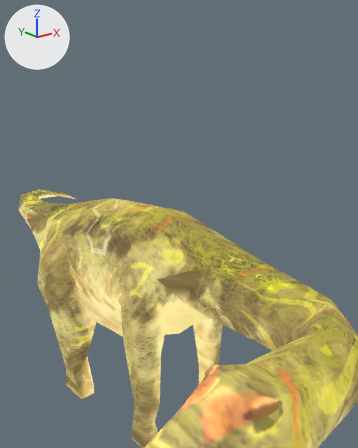
The glTF model assets/models/dino1.glb: old version first, new version second.
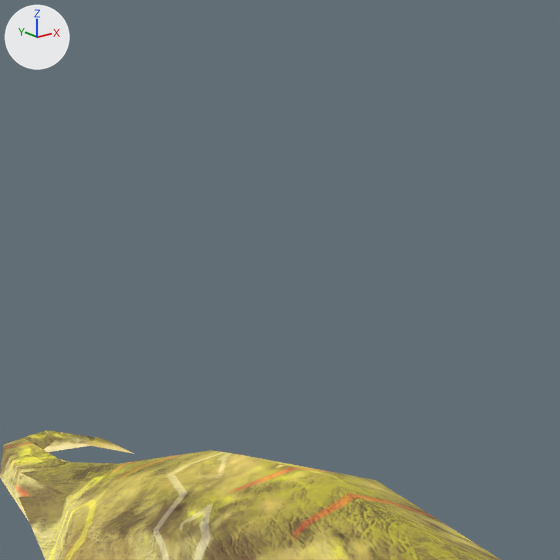
Old and new are each drawn from a camera (50 mm lens) standing at (-2.6, -4.25, 3.44) and looking at (0.15, -0.82, 2.06) and again close up on the part from 5% to 74% of the width and 0% to 55% of the height. Arrows for +X, +Y and +Z are at upper left; the lights stay in place. The older version's two pictures come first.

Objects in the first close-up: 'bodyAR_002'.
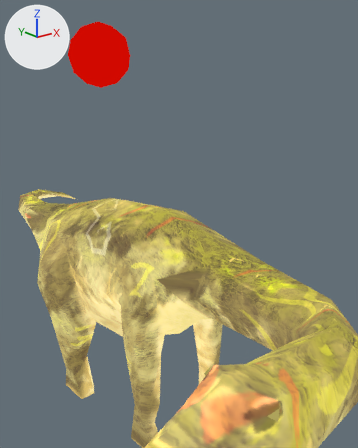
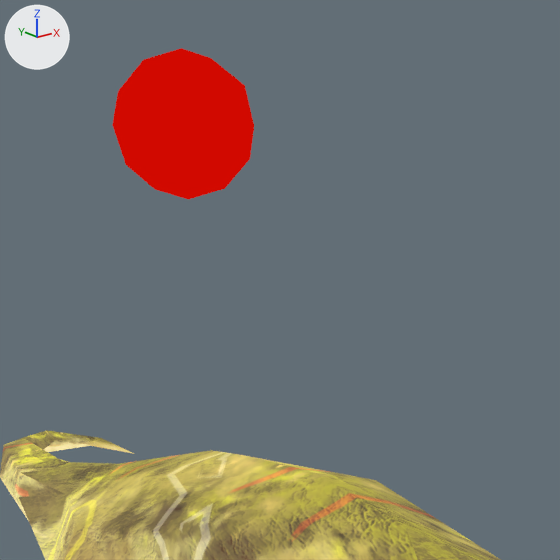
What differs and where, as boxes (x1, y1, x2, y2) in the close-ups (560 x 560 px):
```json
{"object": "Icosphere", "change": "added", "after": [112, 48, 254, 199], "on screen": "red"}
```

The change, as JSON lines over the scene's bpy script:
```json
{"op": "add", "block": "mat_material", "code": ["mat_material = bpy.data.materials.new('Material')", "# nodes: BsdfTransparent, Emission, LightPath, MixShader, OutputMaterial", "# colours: red #d10900"]}
{"op": "add", "block": "me_icosphere", "code": ["me_icosphere = bpy.data.meshes.new('Icosphere')", "me_icosphere.from_pydata(...)  # an icosphere of 80 faces spanning x -0.277..0.277, y -0.291..0.291, z -0.291..0.291", "me_icosphere.materials.append(mat_material)"]}
{"op": "add", "block": "ob_icosphere", "code": ["ob_icosphere = bpy.data.objects.new('Icosphere', me_icosphere)", "ob_icosphere.location = (-0.136, 0.0, 3.556)"]}
```
